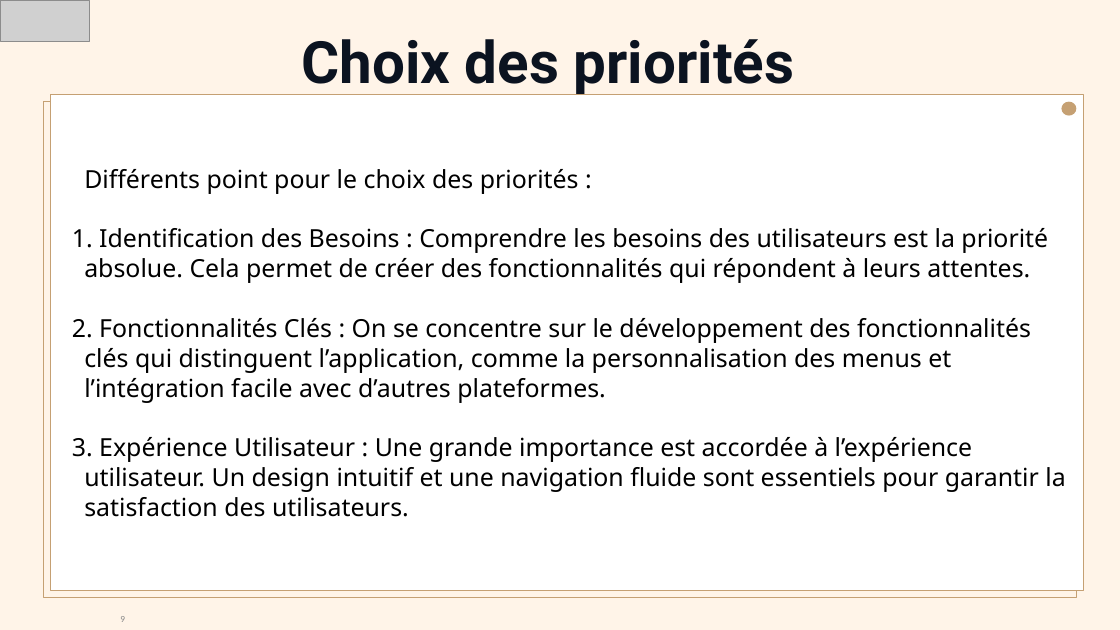
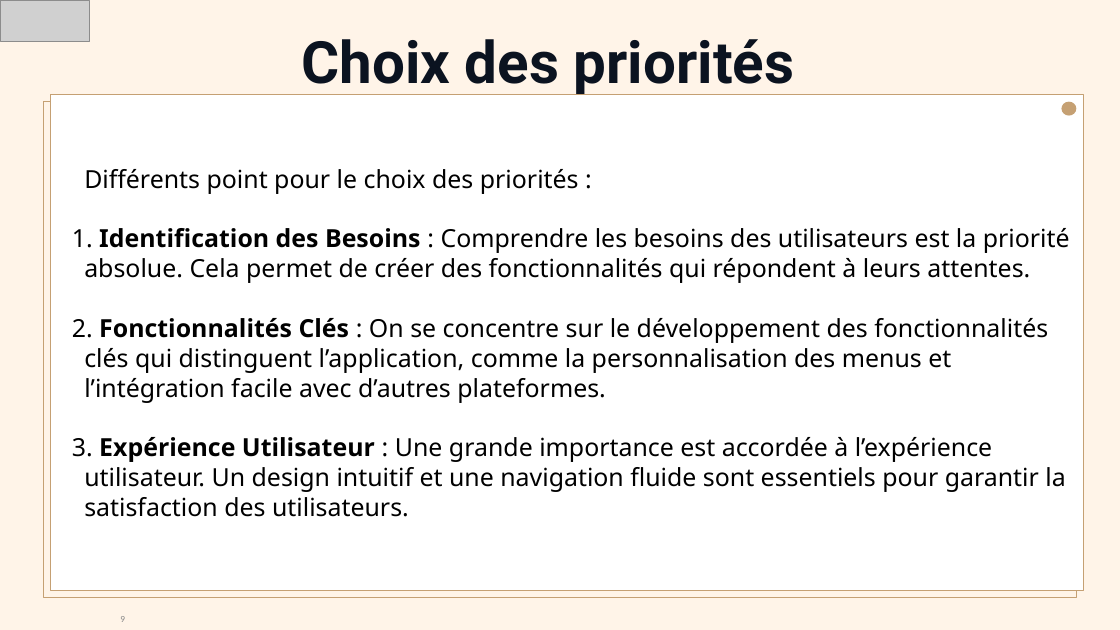
Before and after one commit to Weeskin/P7_-_Planifiez_le_developpement_du_site_de_votre_client, a slide deck: slide 9 of 3_Gestion_projet/Sourice_Pierre_3_kanban_08022024.pptx. Drawn at 1120x630 pixels with LibreOffice and Linux fonts; fonts in the diff are those of the drawing; grey boxes stand for pictures. Boxes give left, top, right and bottom in pixels: in the first picture for what was removed or moved away, otherwise in the second. Text is boxed around its words. In the diff, an @@ line names an element or a change of style, - is before the commit and + after.

```diff
--- a/3_Gestion_projet/Sourice_Pierre_3_kanban_08022024.pptx
+++ b/3_Gestion_projet/Sourice_Pierre_3_kanban_08022024.pptx
@@ text in rectangle at (x1=84, y1=228, x2=1070, y2=517): bold on in "Identification des Besoins", "Fonctionnalités Clés", "Expérience Utilisateur" @@
```
Also in this commit, not shown: 3 other slides changed, 1 slide added, 3 other files.
